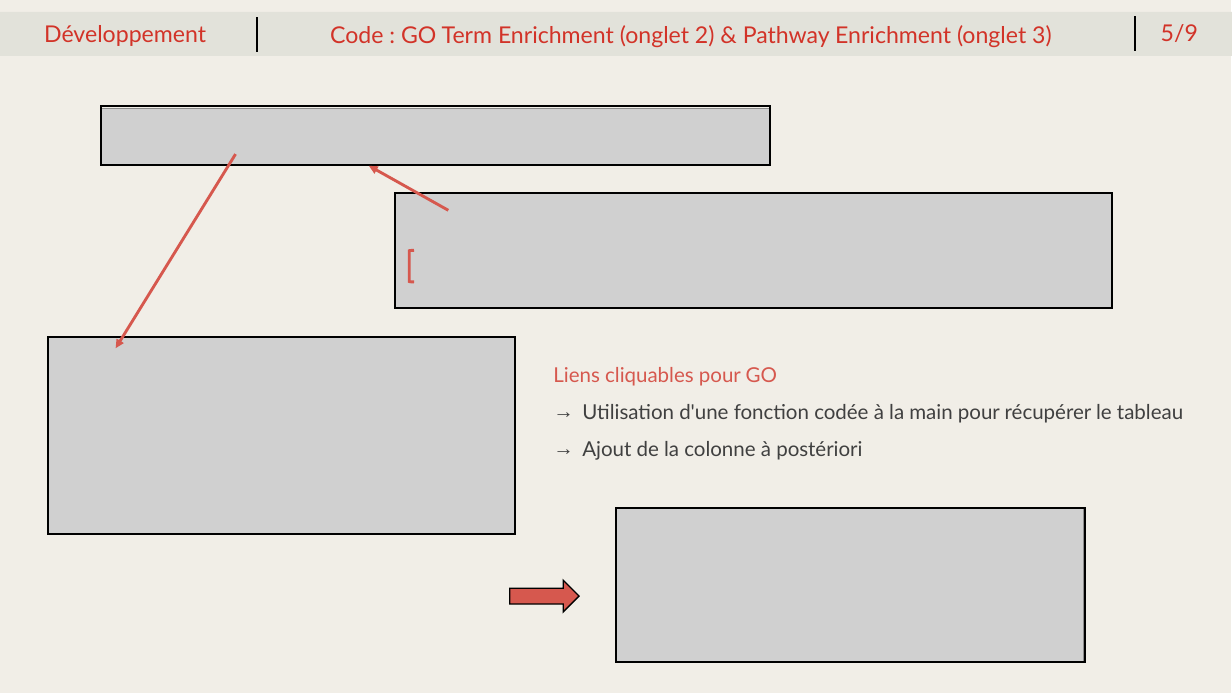
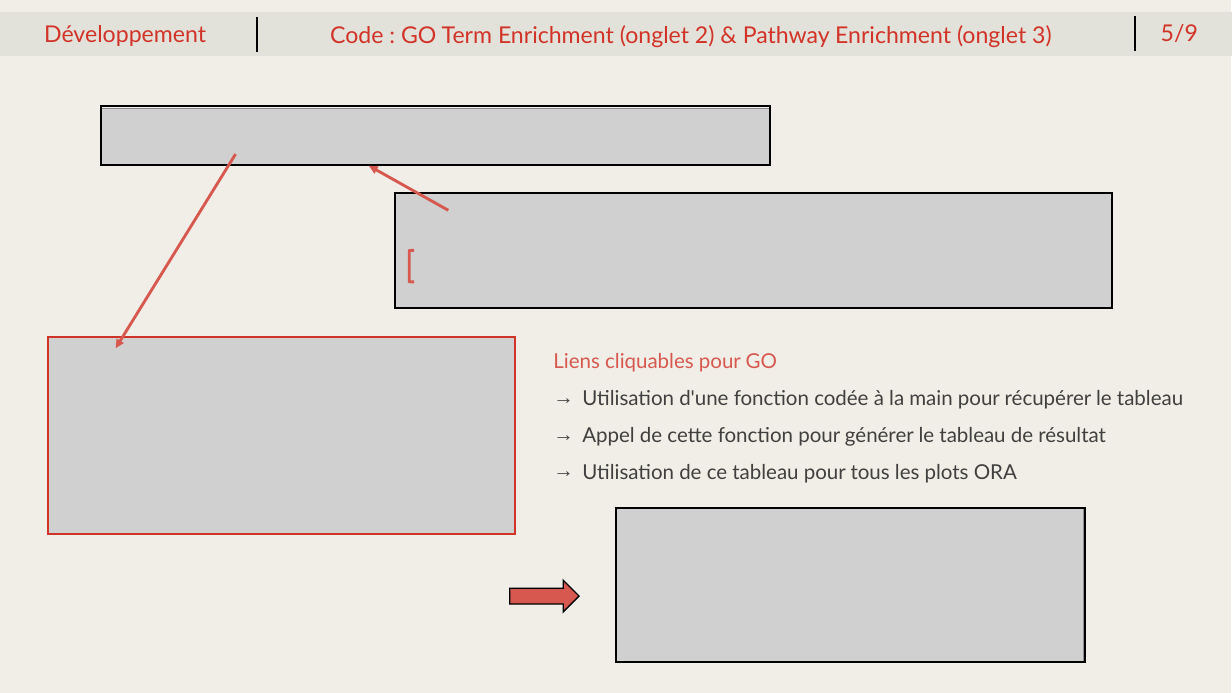
Before and after one commit to meijemathe/projet_enrichissement_fonctionnel, a slide deck: slide 6 of presentation/Projet_enrichissement_shiny.pptx. Drawn at 1232x693 pixels with LibreOffice and Linux fonts; fonts in the diff are those of the drawing; grey boxes stand for pictures. Boxes give left, top, right and bottom in pixels: in the first picture for what was removed or moved away, otherwise in the second. Text is boxed around its words. In the diff, an @@ line names an element or a change of style, - is before the commit and + after.

```diff
--- a/presentation/Projet_enrichissement_shiny.pptx
+++ b/presentation/Projet_enrichissement_shiny.pptx
@@ rectangle at <box>48,337,516,535</box>: outline #000000 1.5 pt to #D23328 1.5 pt @@
@@ text "Liens cliquables pour GO": place and size @@
-text "Liens cliquables pour GO" at <box>553,367,1183,460</box>
+text "Liens cliquables pour GO" at <box>553,353,1183,483</box>
@@ text at <box>582,427,1106,483</box>: text changed @@
-→ Ajout de la colonne à postériori
+→ Appel de cette fonction pour générer le tableau de résultat
+→ Utilisation de ce tableau pour tous les plots ORA
```
Also in this commit, not shown: 6 other slides changed, 1 other file.
